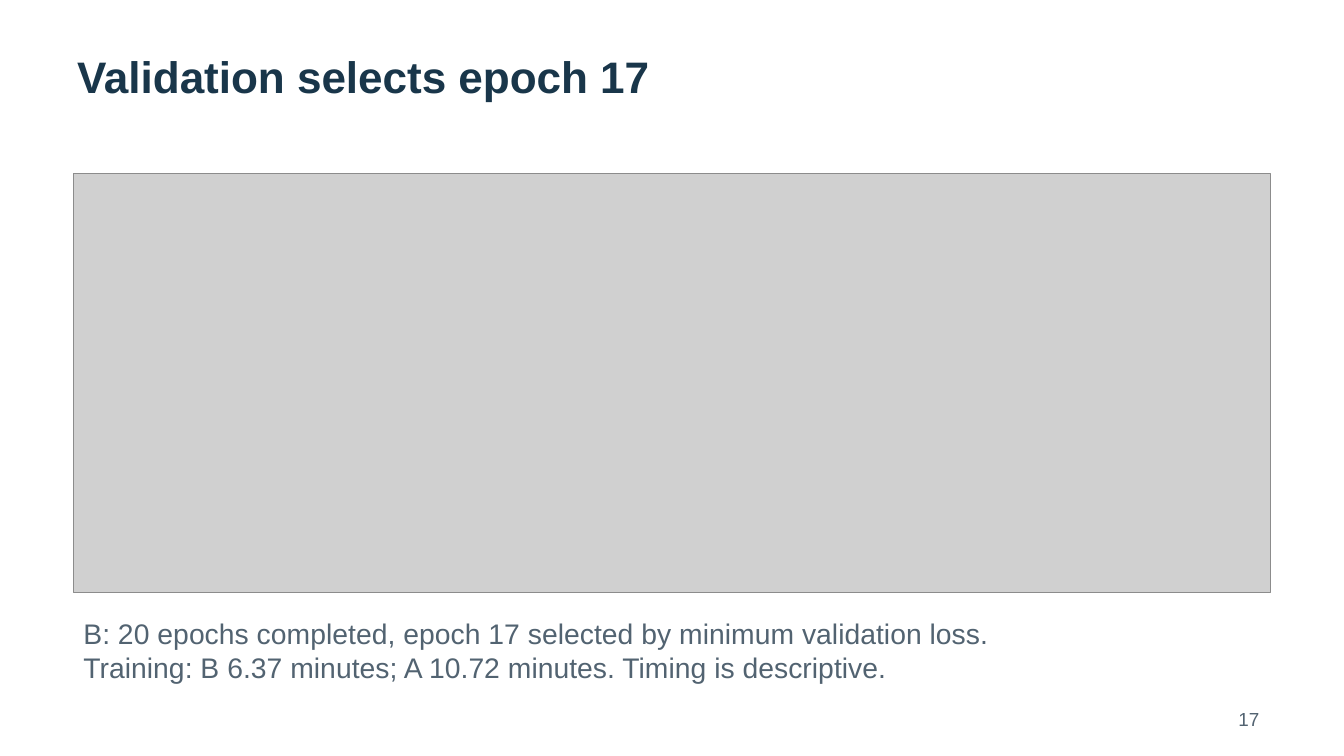
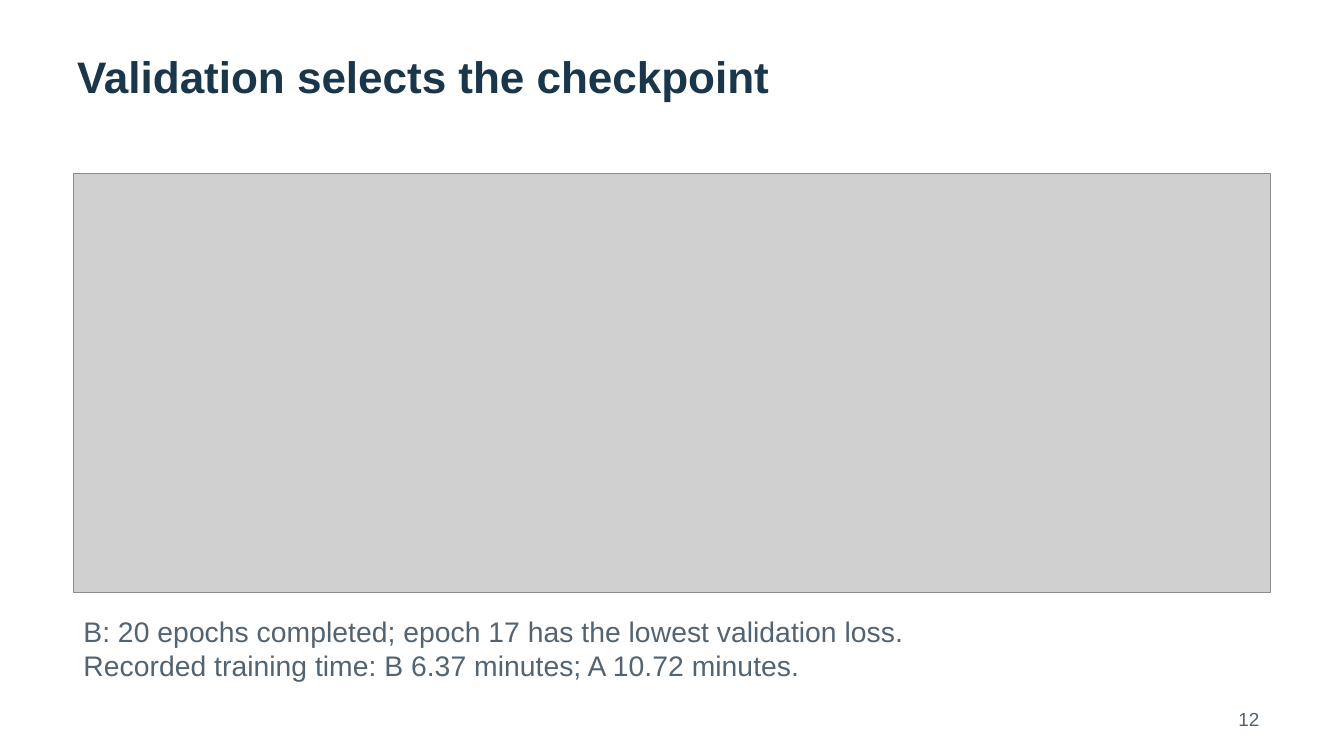
Before and after one commit to visheshrao17/ComputerVision_Prj, a slide deck: slide 12 of deliverables/final_evaluation/Brain_MRI_Final_Presentation.pptx (slide 17 before the commit). Drawn at 1344x756 pixels with LibreOffice and Linux fonts; fonts in the diff are those of the drawing; grey boxes stand for pictures. Boxes give left, top, right and bottom in pixels: in the first picture for what was removed or moved away, otherwise in the second. Text is boxed around its words. In the diff, an @@ line names an element or a change of style, - is before the commit and + after.

```diff
--- a/deliverables/final_evaluation/Brain_MRI_Final_Presentation.pptx
+++ b/deliverables/final_evaluation/Brain_MRI_Final_Presentation.pptx
@@ text at box(77, 61, 769, 101): text changed @@
-Validation selects epoch 17
+Validation selects the checkpoint
@@ text at box(83, 621, 903, 682): text changed @@
-B: 20 epochs completed, epoch 17 selected by minimum validation loss.
-Training: B 6.37 minutes; A 10.72 minutes. Timing is descriptive.
+B: 20 epochs completed; epoch 17 has the lowest validation loss.
+Recorded training time: B 6.37 minutes; A 10.72 minutes.
@@ text at box(1238, 713, 1259, 726): text changed @@
-17
+12
```
Also in this commit, not shown: 7 other slides changed, 5 slides added, 8 slides removed, 2 other files.
